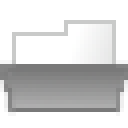
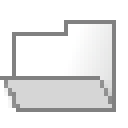
Layer changes from the first 128 x 128 image to the second:
hid "Layer #1" over [0, 60, 128, 116]
painted on "Layer copy #1" over [0, 20, 116, 112]
